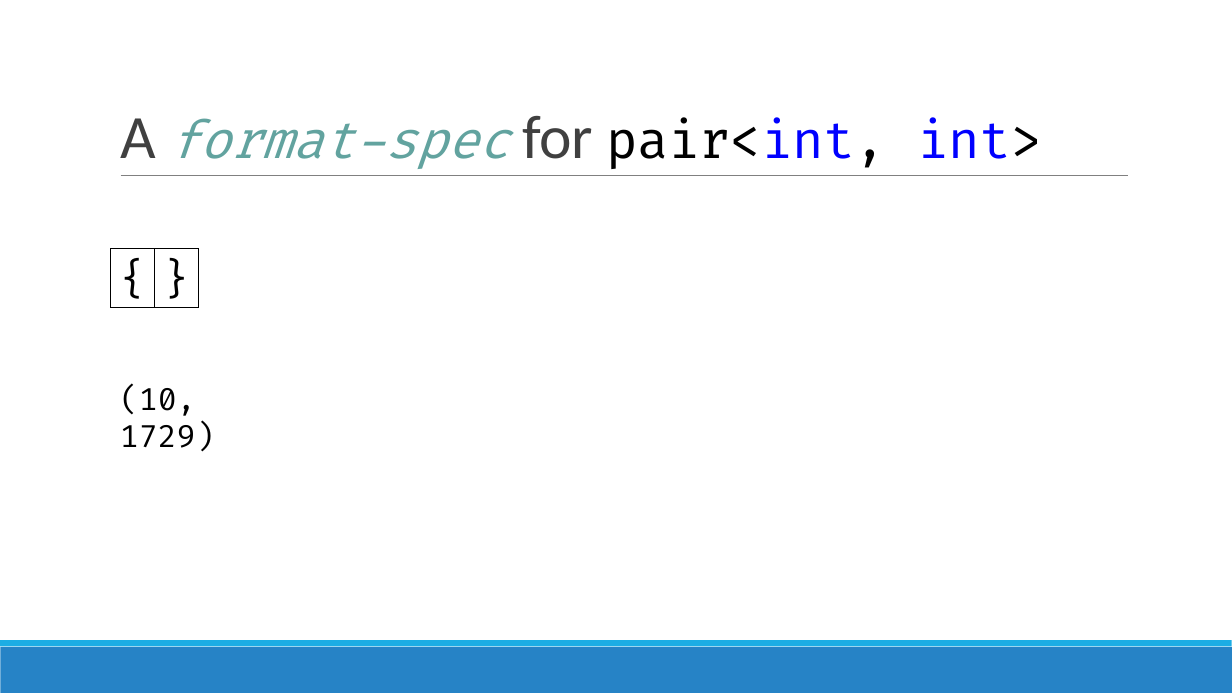
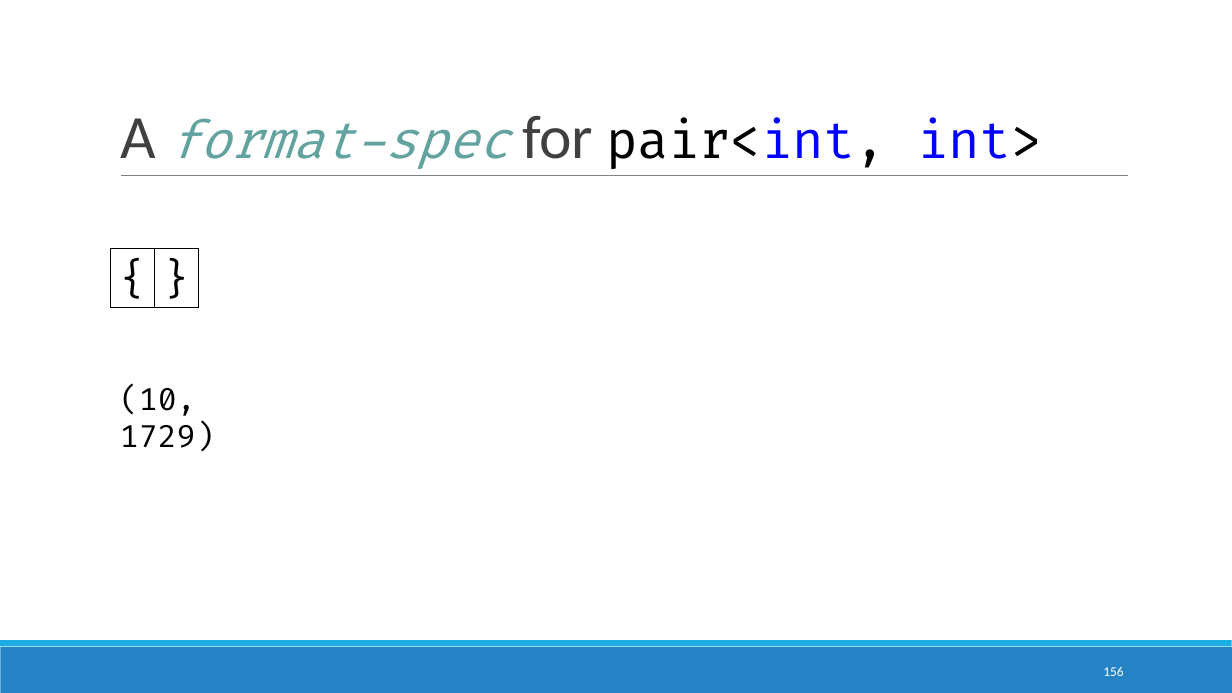
Before and after one commit to brevzin/cpp_proposals, a slide deck: slide 156 of talks/202209_cppcon/The Surprising Complexity of Formatting Ranges.pptx. Drawn at 1232x693 pixels with LibreOffice and Linux fonts; fonts in the diff are those of the drawing. Boxes give left, top, right and bottom in pixels: in the first picture for what was removed or moved away, otherwise in the second. Text is boxed around its words. In the diff, an @@ line names an element or a change of style, - is before the commit and + after.

```diff
--- a/talks/202209_cppcon/The Surprising Complexity of Formatting Ranges.pptx
+++ b/talks/202209_cppcon/The Surprising Complexity of Formatting Ranges.pptx
@@ page number added at [1103,667,1123,676], 10.5 pt, text #FFFFFF @@
+156
```
Also in this commit, not shown: 189 other slides changed, 4 slides added, 1 slide removed.
